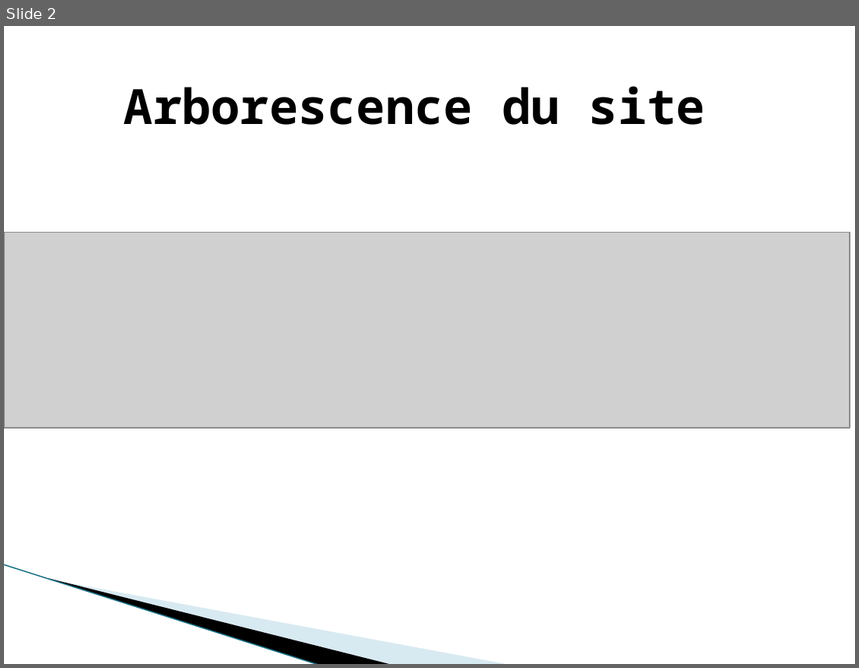
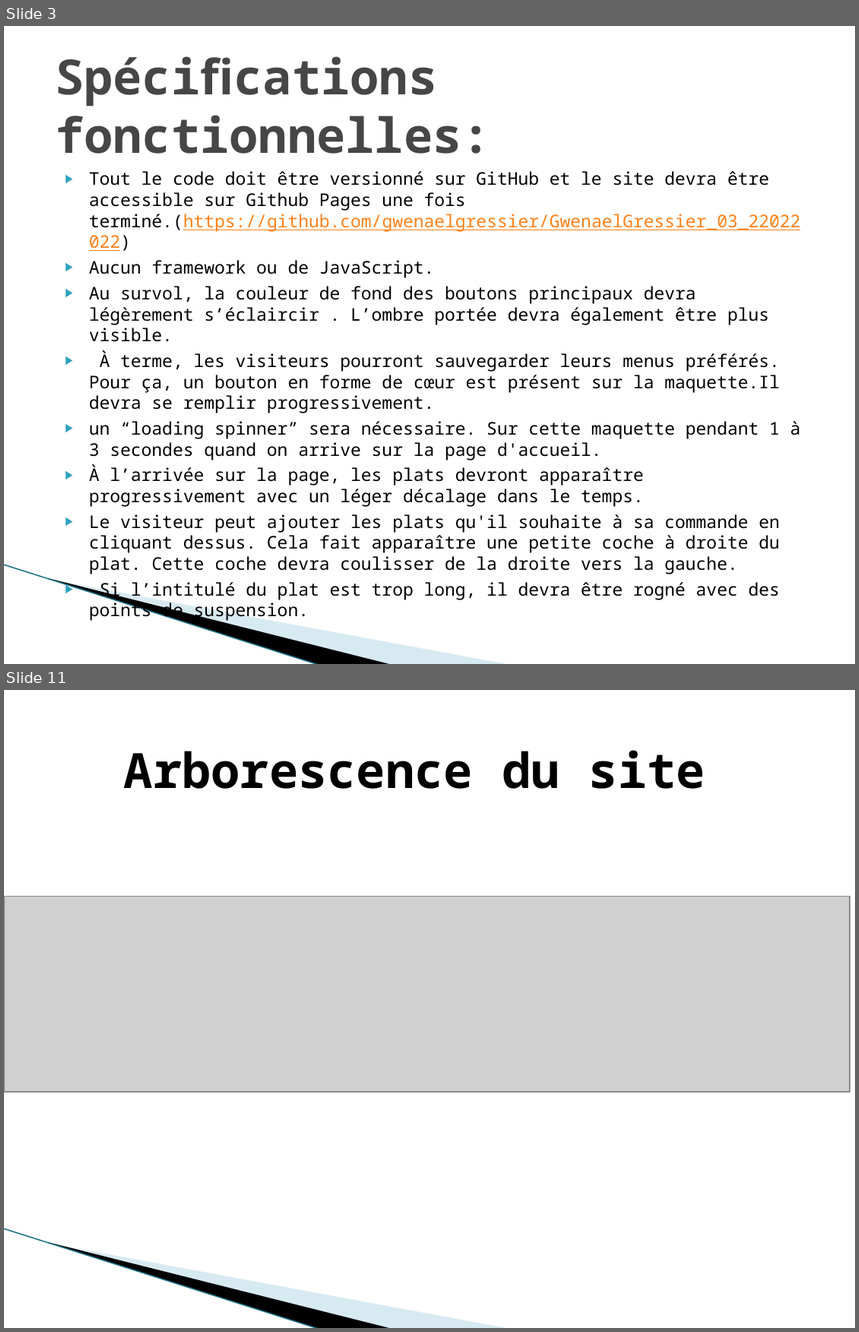
Before and after one commit to gwenaelgressier/GwenaelGressier_03_22022022, a slide deck: présentation du p3.pptx. Shown one above the other, each under a label of ours: slide 2 before the commit, slides 3 and 11 after it; the slides between them are not shown. The pictures are 859x668 and 859x1332 pixels, drawn with LibreOffice and Linux fonts; fonts in the diff are those of the drawing; grey boxes stand for pictures; background and template pictures are left out. Boxes give left, top, right and bottom in pixels: in the first picture for what was removed or moved away, otherwise in the second. Text is boxed around its words. In the diff, an @@ line names an element or a change of style, - is before the commit and + after.

```diff
--- a/présentation du p3.pptx
+++ b/présentation du p3.pptx
@@ slide 3 added at [4,26,855,664], background #FFFFFF; not listed: 3 template elements that a slide beside it also shows @@
@@ title added at [55,115,491,154], 41 pt, text #464646, bold @@
+Spéciﬁcations fonctionnelles:
@@ text added at [89,171,801,597], 14.8 pt, text #000000 @@
+▶ Tout le code doit être versionné sur GitHub et le site devra être accessible sur Github Pages une fois terminé.(https://github.com/gwenaelgressier/GwenaelGressier_03_22022022)
+▶ Aucun framework ou de JavaScript.
+▶ Au survol, la couleur de fond des boutons principaux devra légèrement s’éclaircir . L’ombre portée devra également être plus visible.
+▶ À terme, les visiteurs pourront sauvegarder leurs menus préférés. Pour ça, un bouton en forme de cœur est présent sur la maquette.Il devra se remplir progressivement.
+▶ un “loading spinner” sera nécessaire. Sur cette maquette pendant 1 à 3 secondes quand on arrive sur la page d'accueil.
+▶ À l’arrivée sur la page, les plats devront apparaître progressivement avec un léger décalage dans le temps.
+▶ Le visiteur peut ajouter les plats qu'il souhaite à sa commande en cliquant dessus. Cela fait apparaître une petite coche à droite du plat. Cette coche devra coulisser de la droite vers la gauche.
+▶ Si l’intitulé du plat est trop long, il devra être rogné avec des points de suspension.
@@ what was slide 2 is now slide 11 @@
```
Also in this commit, not shown: 1 slide changed, 9 other slides added, 5 other files.
